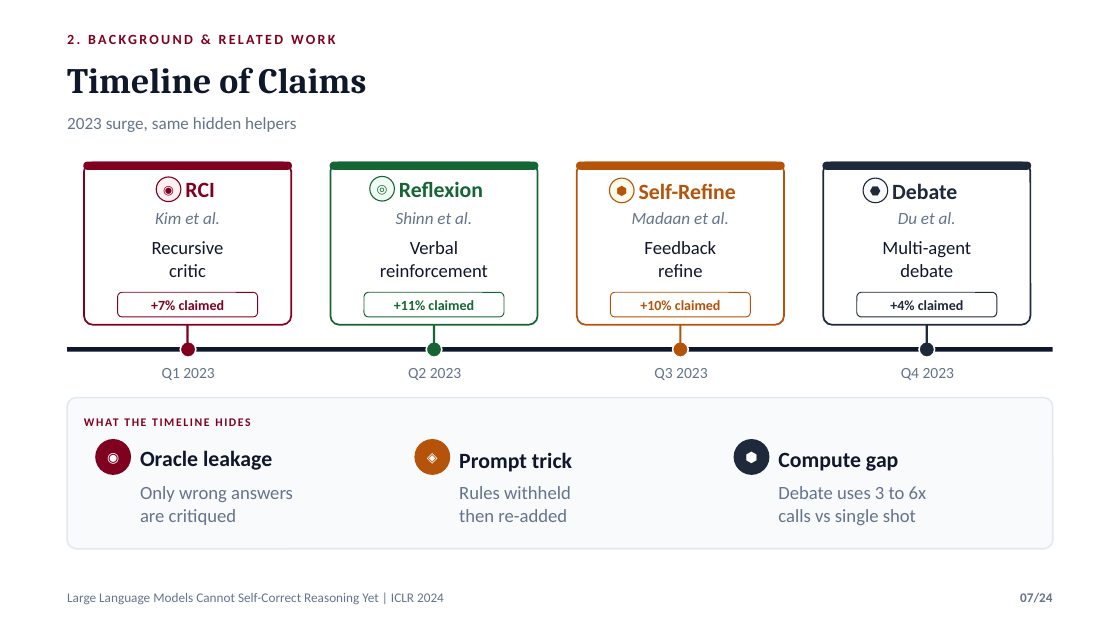
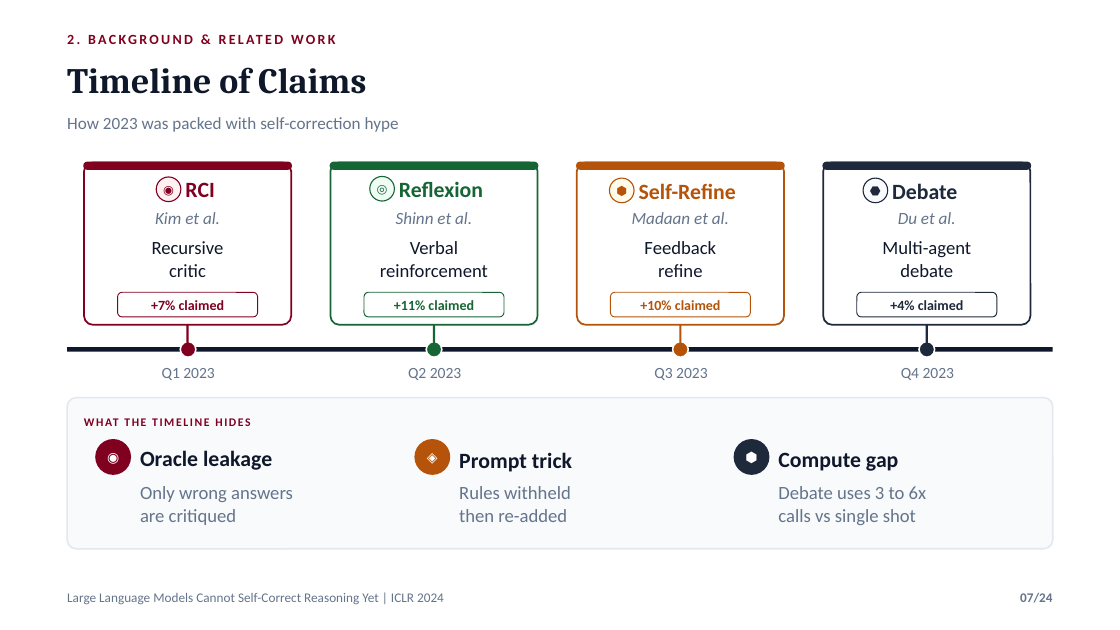
Before and after one commit to nafiskabbo/presentation, a slide deck: slide 7 of output/LLM_Self_Correction_ICLR2024_Group_Presentation-final.pptx. Drawn at 1120x630 pixels with LibreOffice and Linux fonts; fonts in the diff are those of the drawing. Boxes give left, top, right and bottom in pixels: in the first picture for what was removed or moved away, otherwise in the second. Text is boxed around its words. In the diff, an @@ line names an element or a change of style, - is before the commit and + after.

```diff
--- a/output/LLM_Self_Correction_ICLR2024_Group_Presentation-final.pptx
+++ b/output/LLM_Self_Correction_ICLR2024_Group_Presentation-final.pptx
@@ text at box(67, 117, 399, 132): text changed @@
-2023 surge, same hidden helpers
+How 2023 was packed with self-correction hype
```
Also in this commit, not shown: 12 other slides changed, 1 slide added, 1 slide removed, 9 other files.
